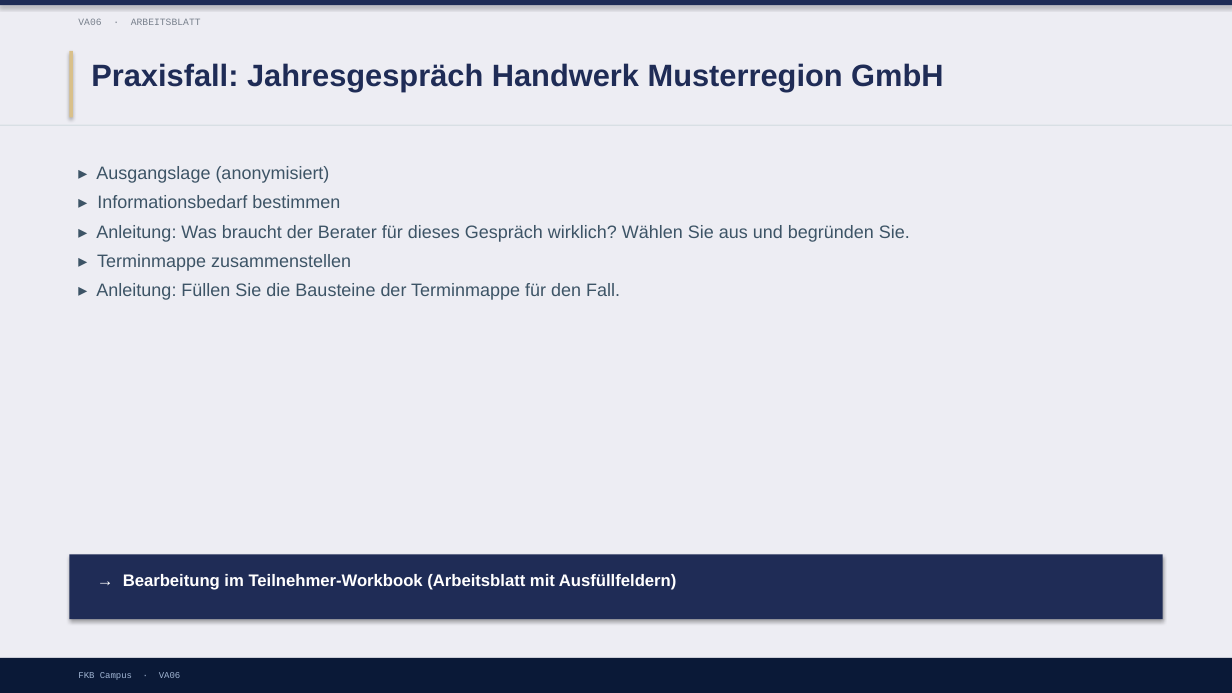
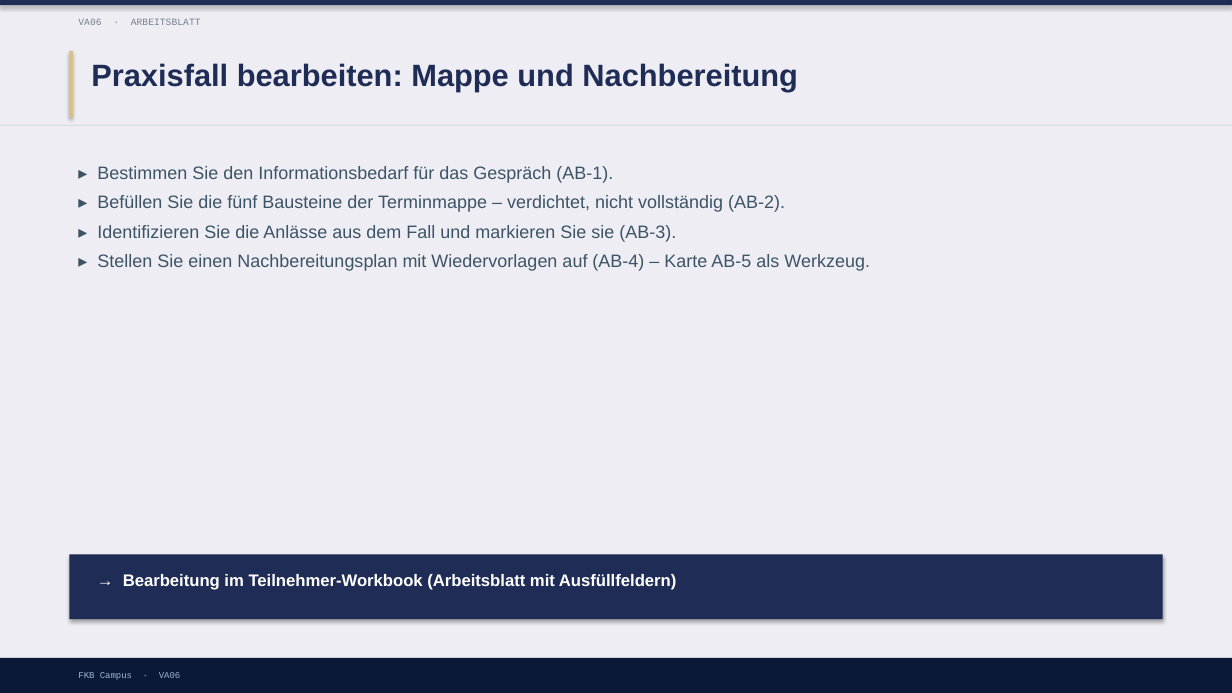
Before and after one commit to ck5rqc47pr-byte/firmenkundenakademie-online, a slide deck: slide 13 of protected-downloads/praesentation/VA06.pptx (slide 6 before the commit). Drawn at 1232x693 pixels with LibreOffice and Linux fonts; fonts in the diff are those of the drawing. Boxes give left, top, right and bottom in pixels: in the first picture for what was removed or moved away, otherwise in the second. Text is boxed around its words. In the diff, an @@ line names an element or a change of style, - is before the commit and + after.

```diff
--- a/protected-downloads/praesentation/VA06.pptx
+++ b/protected-downloads/praesentation/VA06.pptx
@@ text at (91, 63, 798, 91): text changed @@
-Praxisfall: Jahresgespräch Handwerk Musterregion GmbH
+Praxisfall bearbeiten: Mappe und Nachbereitung
@@ text at (97, 166, 870, 271): text changed @@
-▸ Ausgangslage (anonymisiert)
-▸ Informationsbedarf bestimmen
-▸ Anleitung: Was braucht der Berater für dieses Gespräch wirklich? Wählen Sie aus und begründen Sie.
-▸ Terminmappe zusammenstellen
-▸ Anleitung: Füllen Sie die Bausteine der Terminmappe für den Fall.
+▸ Bestimmen Sie den Informationsbedarf für das Gespräch (AB-1).
+▸ Befüllen Sie die fünf Bausteine der Terminmappe – verdichtet, nicht vollständig (AB-2).
+▸ Identifizieren Sie die Anlässe aus dem Fall und markieren Sie sie (AB-3).
+▸ Stellen Sie einen Nachbereitungsplan mit Wiedervorlagen auf (AB-4) – Karte AB-5 als Werkzeug.
```
Also in this commit, not shown: 2 other slides changed, 8 slides added, 4 other files.
